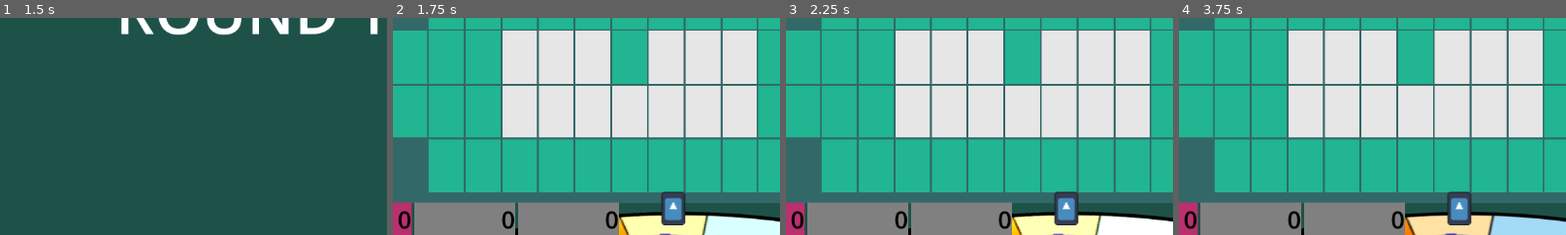
Above: before the commit, frames 1-4 (left to right).
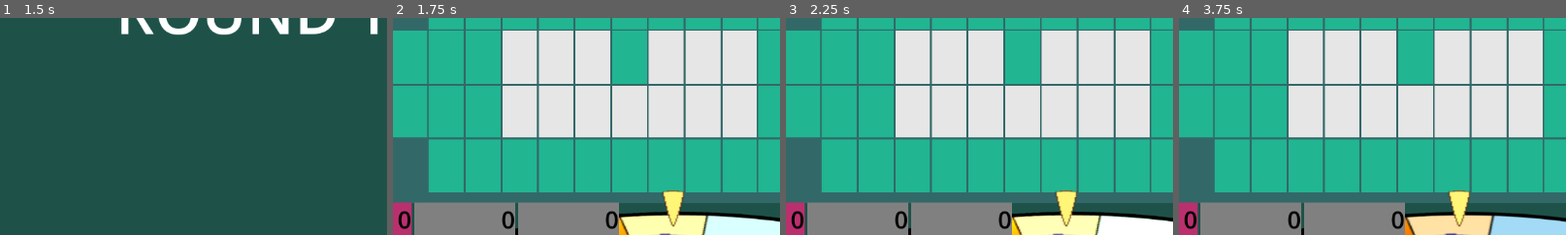
Above: after the commit, the same moments.

Repository: rsburke4/RoundThingOfRiches
Game: Godot game, scene res://Screens/TitleScreen.tscn
Two runs of this game, one before a commit and one after it. Both use one fixed random seed, a clock stepped at 60 frames per second and the inputs below. The engine's default icon, where the game draws it, is replaced by a stand-in: a white triangle on a blue panel in a dark square.
Inputs (mouse positions are % of the whole screen's width and height, from its top left):
- Up to frame 1 (1.5 s): click "Start Game" at 0.5 s; tap Enter at 1.25 s; move the mouse to (72, 45) at 1.27 s; click (72, 45) at 1.35 s
- Up to frame 2 (1.75 s): no input
- Up to frame 3 (2.25 s): tap Space at 2 s; move the mouse to (30, 55) at 2.02 s; click (30, 55) at 2.1 s
- Up to frame 4 (3.75 s): move the mouse to (60, 28) at 2.77 s; click (60, 28) at 2.85 s; move the mouse to (45, 70) at 3.52 s; click (45, 70) at 3.6 s
The pictures show only the part of the screen within x 12-62%, y 31-81%; the shares and areas given below are measured in that part.

Frame 1 is identical in both runs. In frame 2, 1.0% of the frame differs, in the area x 69-76%, y 79-97%; in frame 3, 1.0%; in frame 4, 1.0%.

Commit message:
Added some basic sound effects

Diff:
--- /dev/null
+++ b/MainScene/AudioPlayer.gd
@@ -0,0 +1,34 @@
+extends AudioStreamPlayer2D
+
+@export var good:AudioStreamWAV
+@export var bad:AudioStreamWAV
+@export var ping:AudioStreamWAV
+@export var very_bad:AudioStreamWAV
+@export var win:AudioStreamWAV
+@export var congrats:AudioStreamWAV
+@export var incorrect:AudioStreamWAV
+
+enum {GOOD, BAD, PING, VERY_BAD, WIN, CONGRATS, INCORRECT}
+var sound_clips
+
+
+# Called when the node enters the scene tree for the first time.
+func _ready():
+	sound_clips = {
+		GOOD : good,
+		BAD : bad,
+		PING : ping,
+		VERY_BAD : very_bad,
+		WIN : win,
+		CONGRATS : congrats,
+		INCORRECT : incorrect
+	}
+
+# Called every frame. 'delta' is the elapsed time since the previous frame.
+func _process(delta):
+	pass
+
+func play_sound(value: int):
+	#Volume settings could be applied here
+	stream = sound_clips[value]
+	play()
--- a/MainScene/MainScene.gd
+++ b/MainScene/MainScene.gd
@@ -10,6 +10,7 @@
 var num_players = 3
 var guess_score = 0
 var can_spin = false
+var audio_player
 
 var GameState = States.game.CONFIG
 var RoundState = States.puzzle_round.END
@@ -23,6 +24,7 @@
 	var tracker = get_node("GameControl/GuessTracker")
 	var solve = get_node("GameControl/SolveButton")
 	var wheel = get_node("SubViewport/WheelRoot/WheelPhysics")
+	audio_player = get_node("AudioPlayer")
 
 	## connect game control and puzzle
 	tracker.make_a_guess.connect(puzzle._on_guess_made)  # guess a letter
@@ -43,6 +45,7 @@
 	puzzle.guess_complete.connect(_on_guess_complete)
 	puzzle.round_over.connect(_on_round_over)
 	puzzle.only_vowels.connect(_on_only_vowels)
+	puzzle.reveal_tile.connect(_correct_tile_revealed)
 
 	## connect the wheel to the main scene
 	wheel.landed_on_value.connect(_on_wheel_stopped)
@@ -54,6 +57,7 @@
 
 	## connect main scene with game over
 	game_over.connect(get_node("GameOver")._on_game_over)
+	#Having these in ready ensures all objects are initialized
 
 # Called every frame. 'delta' is the elapsed time since the previous frame.
 func _process(_delta):
@@ -87,6 +91,12 @@
 
 # defines behavior at the start of each round of the game (each new puzzle)
 func start_new_round(is_tiebreaker := false):
+	#Ready is called here because of an initialization issue
+	#When start_new_round is called from on_tree_entered
+	audio_player = get_node("AudioPlayer")
+	audio_player._ready()
+	audio_player.play_sound(audio_player.CONGRATS)
+
 	# prevent starting a new round unless setting up a new game, or a previous round has ended
 	if GameState == States.game.SETUP or (GameState == States.game.PLAYING and RoundState == States.puzzle_round.END):
 		GameState = States.game.PLAYING
@@ -230,6 +240,7 @@
 		get_node("ScoreBoard").hide()
 
 		show_message("Player " + str(current_player + 1) + "\nwins Round " + str(current_round + 1) + "!")
+		audio_player.play_sound(audio_player.GOOD)
 		await get_tree().create_timer(1.0).timeout
 
 		# increment the round counter, ending the game if the completed round was the last one
@@ -271,7 +282,7 @@
 			start_new_round(true)
 		else:
 			var winner = total_scores.find(max_score) + 1  # +1 to make it 1-based instead of 0-based
-
+			audio_player.play_sound(audio_player.WIN)
 			for i in range(num_players):
 				get_node("ScoreBoard").update_score(i+1, total_scores[i])
 				get_node("ScoreBoard").next_player(winner)
@@ -309,24 +320,29 @@
 	if value == -1:  # bankrupt
 		show_message("Bankrupt")
 		update_score(-1, false)  # called with -1 resets the score
+		audio_player.play_sound(audio_player.VERY_BAD)
 		end_turn()  # state machine called from here
 	elif value == -2:  # free play
 		show_message("Free Play")
 		TurnState = States.turn.GUESS
+		audio_player.play_sound(audio_player.GOOD)
 		guess_score = -2  # use this in scoring calculation
 		turn_state_machine()
 	elif value == -3:  # lose a turn
 		show_message("Lose a turn")
+		audio_player.play_sound(audio_player.VERY_BAD)
 		end_turn()  # state machine called from here
 	else:
 		TurnState = States.turn.GUESS
 		show_message("$" + str(value))
+		audio_player.play_sound(audio_player.GOOD)
 		guess_score = value
 		turn_state_machine()
 
 func _on_guess_complete(c,g):
 	if c == 0 and guess_score != -2:  # second condition prevents turn from ending if free play was landed on
 		end_turn()  # state machine called from here
+		audio_player.play_sound(audio_player.INCORRECT)
 	else:
 		TurnState = States.turn.CORRECT
 		var is_vowel = false
@@ -388,3 +404,6 @@
 			str = str + ", "
 
 	return str
+
+func _correct_tile_revealed():
+	audio_player.play_sound(audio_player.PING)
--- a/MainScene/MainScene.tscn
+++ b/MainScene/MainScene.tscn
@@ -1,12 +1,20 @@
-[gd_scene load_steps=10 format=3 uid="uid://7q6oxgp6hu6h"]
+[gd_scene load_steps=18 format=3 uid="uid://7q6oxgp6hu6h"]
 
 [ext_resource type="Script" path="res://MainScene/MainScene.gd" id="1_ke8ft"]
 [ext_resource type="PackedScene" uid="uid://csds172y40utw" path="res://GuessTracker/guess_tracker.tscn" id="2_1omuh"]
 [ext_resource type="PackedScene" uid="uid://c5b1hocmae8sh" path="res://Wheel/Wheel.tscn" id="2_u8u61"]
 [ext_resource type="PackedScene" uid="uid://gsf4ctc5makr" path="res://Puzzle/puzzle.tscn" id="3_sr3qk"]
 [ext_resource type="Script" path="res://MainScene/WheelRenderer.gd" id="5_abvpq"]
-[ext_resource type="PackedScene" uid="uid://bcxhe2gx0523t" path="res://Scores/score_board.tscn" id="5_bm03a"]
+[ext_resource type="PackedScene" path="res://Scores/score_board.tscn" id="5_bm03a"]
 [ext_resource type="PackedScene" uid="uid://c7wdx4y3e5eho" path="res://Screens/GameOver.tscn" id="6_we362"]
+[ext_resource type="Script" path="res://MainScene/AudioPlayer.gd" id="8_pi05m"]
+[ext_resource type="AudioStream" uid="uid://dwpuc7o340pp0" path="res://Sounds/assets/Yes.wav" id="9_a2uiq"]
+[ext_resource type="AudioStream" uid="uid://7v4qopyyisup" path="res://Sounds/assets/No.wav" id="10_pbqv5"]
+[ext_resource type="AudioStream" uid="uid://bkvi82iwsnfvp" path="res://Sounds/assets/LetterGuess.wav" id="11_fa0fn"]
+[ext_resource type="AudioStream" uid="uid://b3ytvyawrabmu" path="res://Sounds/assets/TooBad.wav" id="12_cq4to"]
+[ext_resource type="AudioStream" uid="uid://0w63o034xyt2" path="res://Sounds/assets/Winner.wav" id="13_5hjhk"]
+[ext_resource type="AudioStream" uid="uid://onxye2fhq01v" path="res://Sounds/assets/Congrats.wav" id="14_6xxxb"]
+[ext_resource type="AudioStream" uid="uid://ckt2d18w71rlm" path="res://Sounds/assets/Incorrect.wav" id="15_7hdtq"]
 
 [sub_resource type="ViewportTexture" id="ViewportTexture_1yi2q"]
 viewport_path = NodePath("SubViewport")
@@ -19,6 +27,7 @@
 
 [node name="SubViewport" type="SubViewport" parent="."]
 transparent_bg = true
+audio_listener_enable_2d = true
 physics_object_picking = true
 physics_object_picking_sort = true
 size = Vector2i(1152, 648)
@@ -78,6 +87,7 @@
 color = Color(0.0117647, 0.278431, 0.329412, 1)
 
 [node name="Round" type="Label" parent="Tmp"]
+layout_mode = 0
 offset_left = 23.0
 offset_top = -891.0
 offset_right = 980.0
@@ -91,6 +101,17 @@
 [node name="GameOver" parent="." instance=ExtResource("6_we362")]
 visible = false
 
+[node name="AudioPlayer" type="AudioStreamPlayer2D" parent="."]
+autoplay = true
+script = ExtResource("8_pi05m")
+good = ExtResource("9_a2uiq")
+bad = ExtResource("10_pbqv5")
+ping = ExtResource("11_fa0fn")
+very_bad = ExtResource("12_cq4to")
+win = ExtResource("13_5hjhk")
+congrats = ExtResource("14_6xxxb")
+incorrect = ExtResource("15_7hdtq")
+
 [connection signal="tree_entered" from="." to="." method="_on_tree_entered"]
 [connection signal="mouse_shape_entered" from="WheelRenderer/Area2D" to="WheelRenderer" method="_on_area_2d_mouse_shape_entered"]
 [connection signal="mouse_shape_exited" from="WheelRenderer/Area2D" to="WheelRenderer" method="_on_area_2d_mouse_shape_exited"]
--- a/Puzzle/Puzzle.gd
+++ b/Puzzle/Puzzle.gd
@@ -8,6 +8,7 @@
 signal wrong_solution
 signal only_vowels
 signal only_consonants
+signal reveal_tile
 
 # globals used until it is determined if they should be globals or not
 var guesses = []
@@ -151,7 +152,6 @@
 				if cur_line[i] != " ":
 					var tile = line.get_node("Tile"+str(tiles[i]))
 					tile.change_state(States.tile.STATE_HIDDEN, cur_line[i])
-
 					# show any punctuation that may be used
 					if cur_line[i] in ["-", "'", "&", ".", "?", "!"]:
 						tile.change_state(States.tile.STATE_HIGHLIGHT)
@@ -197,10 +197,11 @@
 
 				if c.to_upper() == letter.to_upper():
 					tile.letter_found()
+
 					await tile.get_node("RevealTimer").timeout  # this allows letters to reveal one-by-one (like the TV show)
 					count+=1
 					rem_guesses-=1  # reduce the number of guesses by one for each tile turned
-
+					reveal_tile.emit()
 					if is_vowel(c):
 						rem_vowels-=1  # reduce the number of vowels by one
 	if count == 0:
--- a/Wheel/Wheel.tscn
+++ b/Wheel/Wheel.tscn
@@ -1,10 +1,11 @@
-[gd_scene load_steps=14 format=3 uid="uid://c5b1hocmae8sh"]
+[gd_scene load_steps=15 format=3 uid="uid://c5b1hocmae8sh"]
 
 [ext_resource type="Script" path="res://Wheel/WheelPhysics.gd" id="1_3mmcp"]
-[ext_resource type="Texture2D" uid="uid://bceusqkao36oy" path="res://icon.svg" id="2_mm2ay"]
 [ext_resource type="Shader" path="res://Shaders/Glow.gdshader" id="2_s60k7"]
 [ext_resource type="Texture2D" uid="uid://b7k7te5lk3c7n" path="res://Wheel/assets/WheelGraphic.png" id="2_yd2au"]
 [ext_resource type="Shader" path="res://Shaders/Norm.gdshader" id="3_biq10"]
+[ext_resource type="AudioStream" uid="uid://dw84ebt58xn3m" path="res://Sounds/assets/WheelClick.wav" id="4_jy7vp"]
+[ext_resource type="Texture2D" uid="uid://tdhfiouvhmkb" path="res://Wheel/assets/Arrow.png" id="5_trdco"]
 
 [sub_resource type="PhysicsMaterial" id="PhysicsMaterial_00akf"]
 rough = true
@@ -35,7 +36,7 @@
 
 [node name="WheelRoot" type="Node2D"]
 
-[node name="WheelPhysics" type="RigidBody2D" parent="."]
+[node name="WheelPhysics" type="RigidBody2D" parent="." node_paths=PackedStringArray("click_sound")]
 inertia = 10.0
 physics_material_override = SubResource("PhysicsMaterial_00akf")
 gravity_scale = 0.0
@@ -44,6 +45,7 @@
 script = ExtResource("1_3mmcp")
 glow_shader = ExtResource("2_s60k7")
 norm_shader = ExtResource("3_biq10")
+click_sound = NodePath("../AudioStreamPlayer2D")
 wheel_choices = Array[int]([500, 900, 700, 300, 800, 550, 400, 500, 600, 350, 500, 900, -1, 650, -2, 700, -3, 800, 500, 450, 500, 300, -1, 5000])
 angular_threshold = 0.1
 
@@ -87,8 +89,8 @@
 
 [node name="NeedleSprite" type="Sprite2D" parent="Ticker/NeedlePhysics"]
 position = Vector2(1, 25.1589)
-scale = Vector2(0.15625, 0.552518)
-texture = ExtResource("2_mm2ay")
+scale = Vector2(0.05, 0.1)
+texture = ExtResource("5_trdco")
 
 [node name="NeedleCollider" type="CollisionShape2D" parent="Ticker/NeedlePhysics"]
 position = Vector2(0, 21)
@@ -111,5 +113,8 @@
 shape = SubResource("CircleShape2D_08mq1")
 disabled = true
 
+[node name="AudioStreamPlayer2D" type="AudioStreamPlayer2D" parent="."]
+stream = ExtResource("4_jy7vp")
+
 [connection signal="input_event" from="WheelPhysics" to="WheelPhysics" method="_on_input_event"]
 [connection signal="area_shape_entered" from="Ticker/NeedlePhysics/DecisionArea" to="WheelPhysics" method="_on_decision_area_area_shape_entered"]
--- a/Wheel/WheelPhysics.gd
+++ b/Wheel/WheelPhysics.gd
@@ -2,6 +2,7 @@
 
 @export var glow_shader:Shader
 @export var norm_shader:Shader
+@export var click_sound:AudioStreamPlayer2D
 
 var rng = RandomNumberGenerator.new()
 var can_spin
@@ -71,6 +72,8 @@
 
 func _on_decision_area_area_shape_entered(_area_rid, area, _area_shape_index, _local_shape_index):
 	landed_node = area.get_parent()
+	click_sound.pitch_scale = rng.randf_range(0.8, 1.2)
+	click_sound.play()
 
 func _on_guess_over(_c, _g):
 	can_spin = true
--- a/project.godot
+++ b/project.godot
@@ -18,6 +18,8 @@
 [autoload]
 
 Colors="*res://colors.gd"
+TileConst="*res://Puzzle/tile_const.gd"
+PuzzleConst="*res://Puzzle/puzzle_const.gd"
 States="*res://states.gd"
 
 [dotnet]
@@ -32,3 +34,18 @@
 , Object(InputEventKey,"resource_local_to_scene":false,"resource_name":"","device":0,"window_id":0,"alt_pressed":false,"shift_pressed":false,"ctrl_pressed":false,"meta_pressed":false,"pressed":false,"keycode":0,"physical_keycode":32,"key_label":0,"unicode":0,"echo":false,"script":null)
 ]
 }
+enter_press={
+"deadzone": 0.5,
+"events": [Object(InputEventKey,"resource_local_to_scene":false,"resource_name":"","device":-1,"window_id":0,"alt_pressed":false,"shift_pressed":false,"ctrl_pressed":false,"meta_pressed":false,"pressed":false,"keycode":0,"physical_keycode":4194309,"key_label":0,"unicode":0,"echo":false,"script":null)
+]
+}
+solve_puzzle={
+"deadzone": 0.5,
+"events": [Object(InputEventKey,"resource_local_to_scene":false,"resource_name":"","device":-1,"window_id":0,"alt_pressed":false,"shift_pressed":false,"ctrl_pressed":false,"meta_pressed":false,"pressed":false,"keycode":0,"physical_keycode":4194320,"key_label":0,"unicode":0,"echo":false,"script":null)
+]
+}
+exit_solve={
+"deadzone": 0.5,
+"events": [Object(InputEventKey,"resource_local_to_scene":false,"resource_name":"","device":-1,"window_id":0,"alt_pressed":false,"shift_pressed":false,"ctrl_pressed":false,"meta_pressed":false,"pressed":false,"keycode":0,"physical_keycode":4194322,"key_label":0,"unicode":0,"echo":false,"script":null)
+]
+}
Not shown, added: Sounds/assets/Congrats.wav.import
Not shown, added: Sounds/assets/Incorrect.wav.import
Not shown, added: Sounds/assets/LetterGuess.wav.import
Not shown, added: Sounds/assets/No.wav.import
Not shown, added: Sounds/assets/TooBad.wav.import
Not shown, added: Sounds/assets/WheelClick.wav.import
Not shown, added: Sounds/assets/Winner.wav.import
Not shown, added: Sounds/assets/Yes.wav.import
Binary file added: Wheel/assets/Arrow.png
Not shown, added: Wheel/assets/Arrow.png.import
Not shown, added: Sounds/assets/Congrats.wav
Not shown, added: Sounds/assets/Incorrect.wav
(and 6 more such lines)
